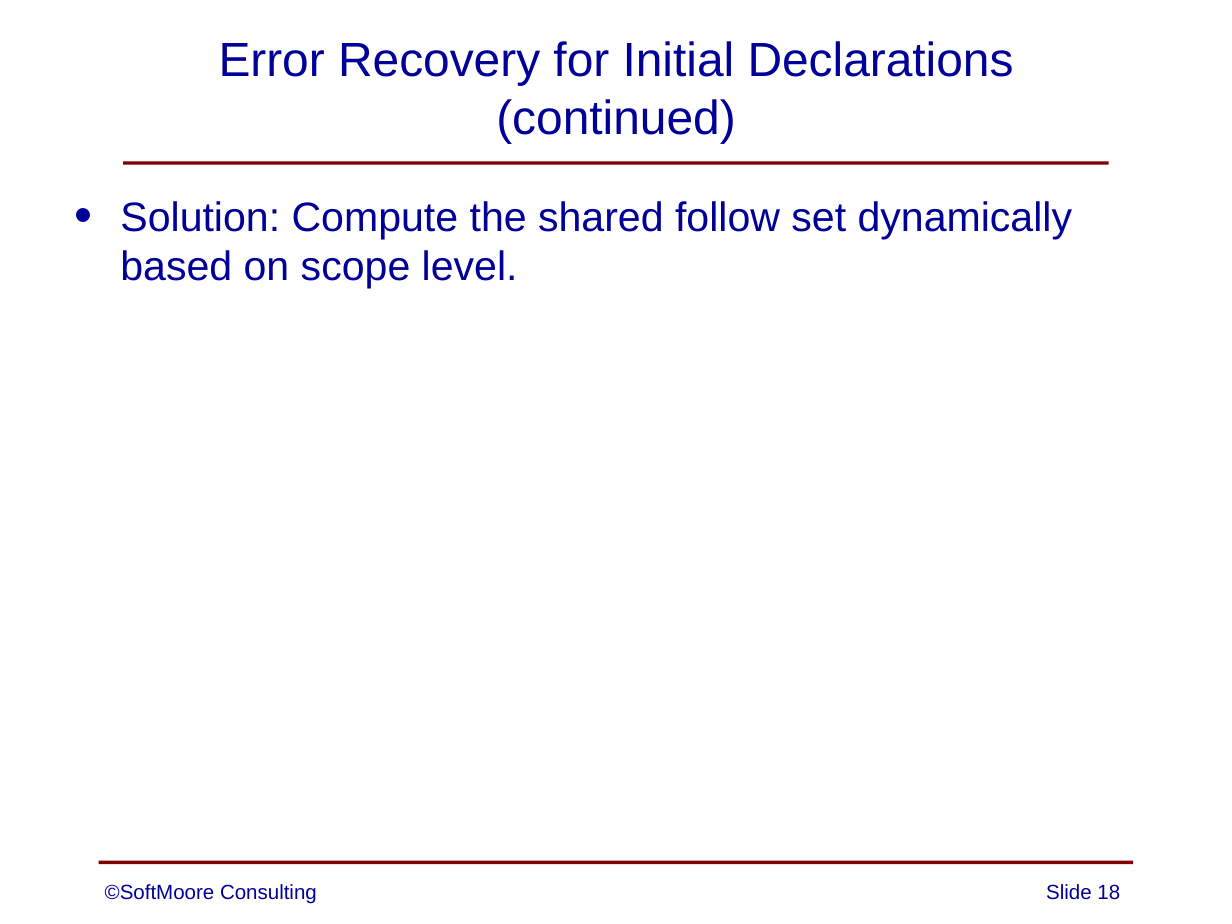
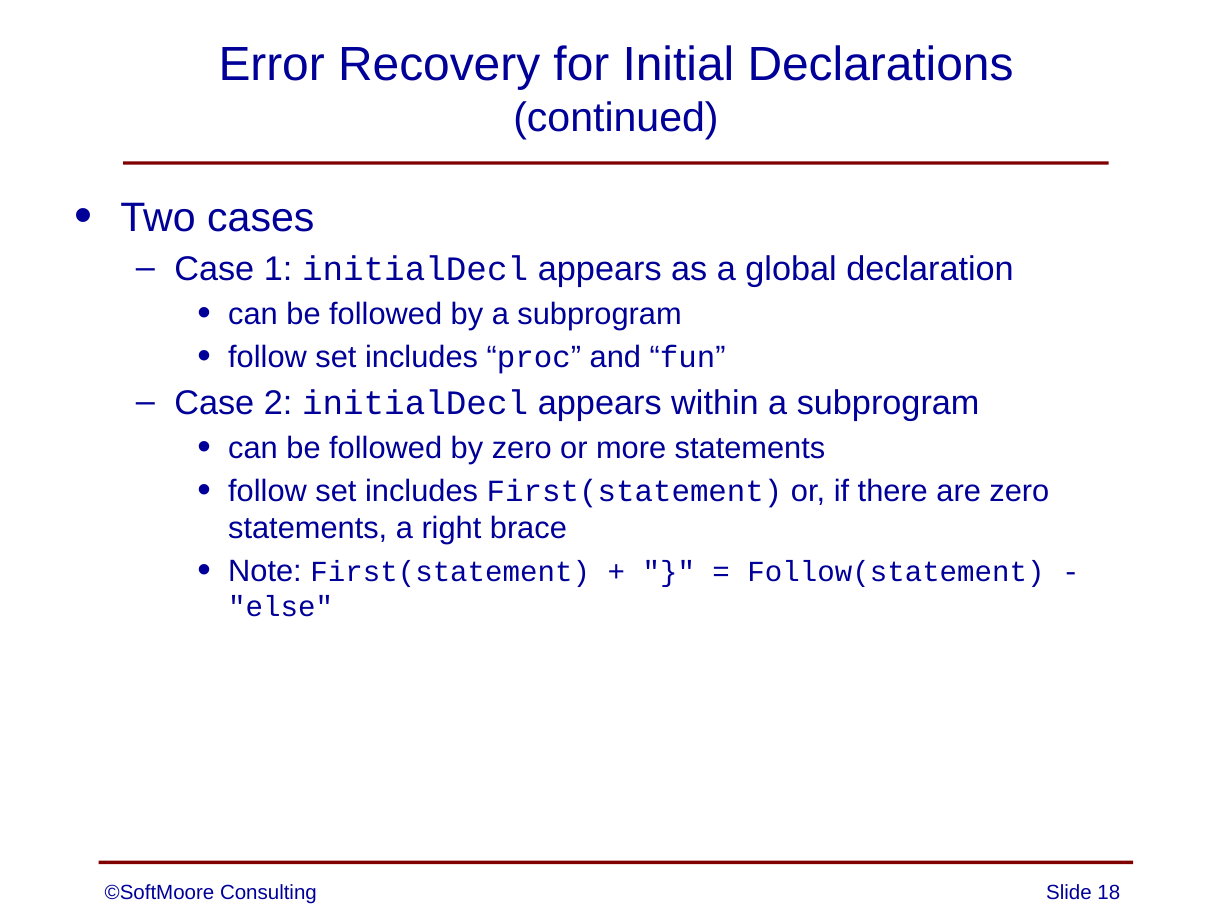
Before and after one commit to SoftMoore/CPRL-Java-3rd, a slide deck: slide 18 of PowerPoints/07 - Error Handling.pptx. Drawn at 1232x924 pixels with LibreOffice and Linux fonts; fonts in the diff are those of the drawing. Boxes give left, top, right and bottom in pixels: in the first picture for what was removed or moved away, otherwise in the second. Text is boxed around its words. In the diff, an @@ line names an element or a change of style, - is before the commit and + after.

```diff
--- a/PowerPoints/07 - Error Handling.pptx
+++ b/PowerPoints/07 - Error Handling.pptx
@@ title "Error Recovery for Initial Declarations ..." at <box>219,45,1014,139</box>: size 28 to 24 pt in "(continued)" @@
@@ text at <box>120,202,1049,617</box>: text changed; size 24 to 18 pt @@
-• Solution: Compute the shared follow set dynamically based on scope level.
+• Two cases
+  – Case 1: initialDecl appears as a global declaration
+    • can be followed by a subprogram
+    • follow set includes “proc” and “fun”
+  – Case 2: initialDecl appears within a subprogram
+    • can be followed by zero or more statements
+    • follow set includes First(statement) or, if there are zero statements, a right brace
+    • Note: First(statement) + "}" = Follow(statement) - "else"
```
Also in this commit, not shown: 9 other slides changed.
